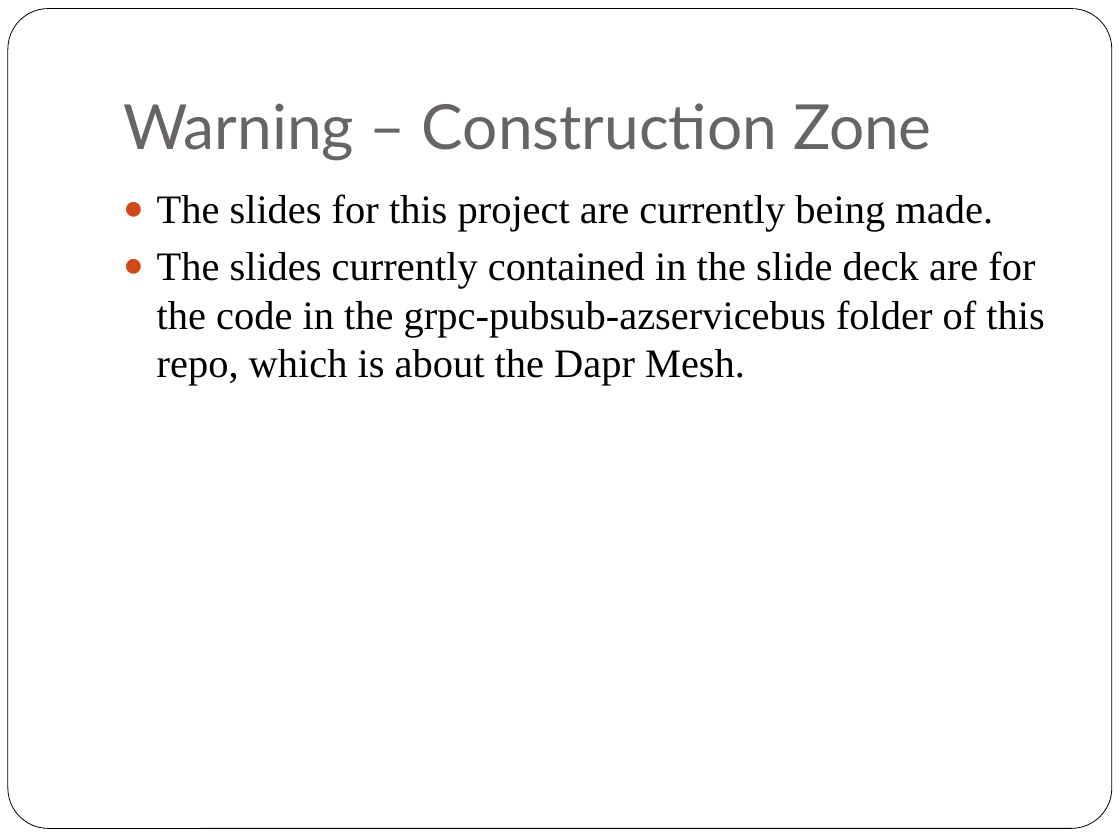
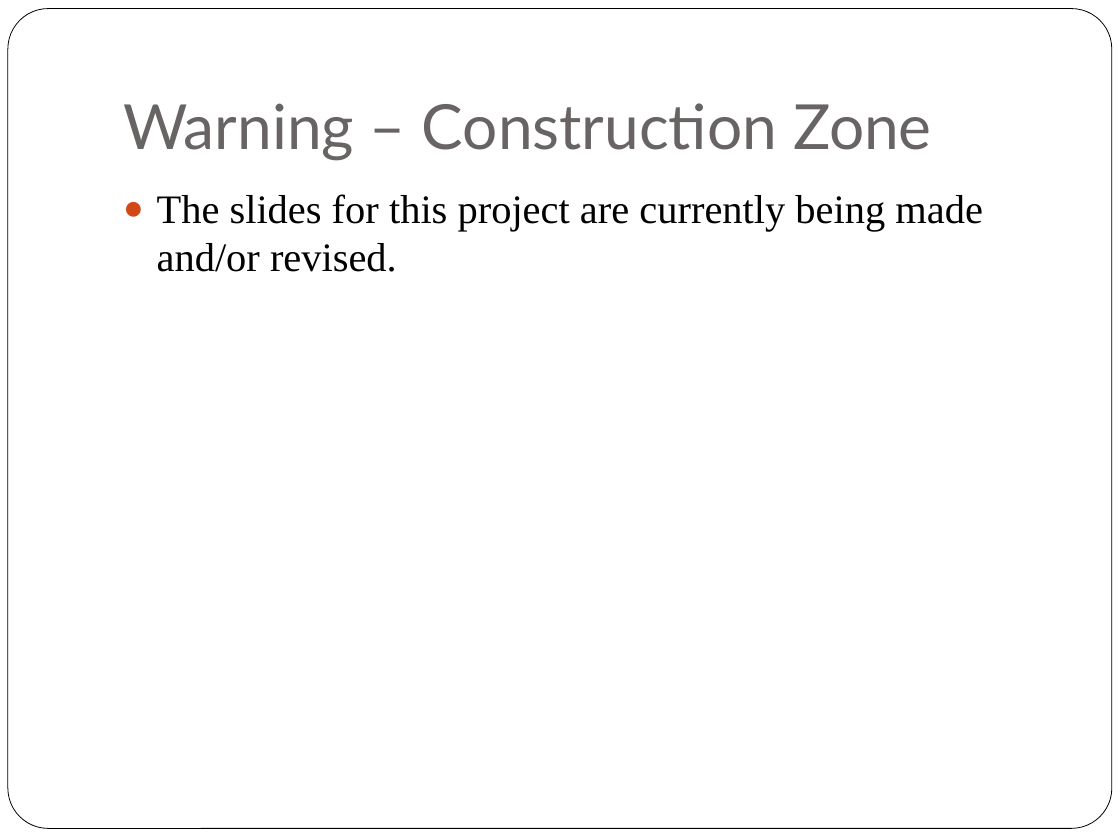
Before and after one commit to georgestevens99/DiscoverDapr, a slide deck: slide 7 of dapr-proxy-service-invocation/Using the Dapr Proxy for Service Invocation.pptx (slide 3 before the commit). Drawn at 1120x840 pixels with LibreOffice and Linux fonts; fonts in the diff are those of the drawing. Boxes give left, top, right and bottom in pixels: in the first picture for what was removed or moved away, otherwise in the second. Text is boxed around its words. In the diff, an @@ line names an element or a change of style, - is before the commit and + after.

```diff
--- a/dapr-proxy-service-invocation/Using the Dapr Proxy for Service Invocation.pptx
+++ b/dapr-proxy-service-invocation/Using the Dapr Proxy for Service Invocation.pptx
@@ text at (157, 194, 983, 272): text changed @@
-● The slides for this project are currently being made.
-● The slides currently contained in the slide deck are for the code in the grpc-pubsub-azservicebus folder of this repo, which is about the Dapr Mesh.
+● The slides for this project are currently being made and/or revised.
```
Also in this commit, not shown: 2 other slides changed, 4 slides added, 11 slides removed, 1 other file.
